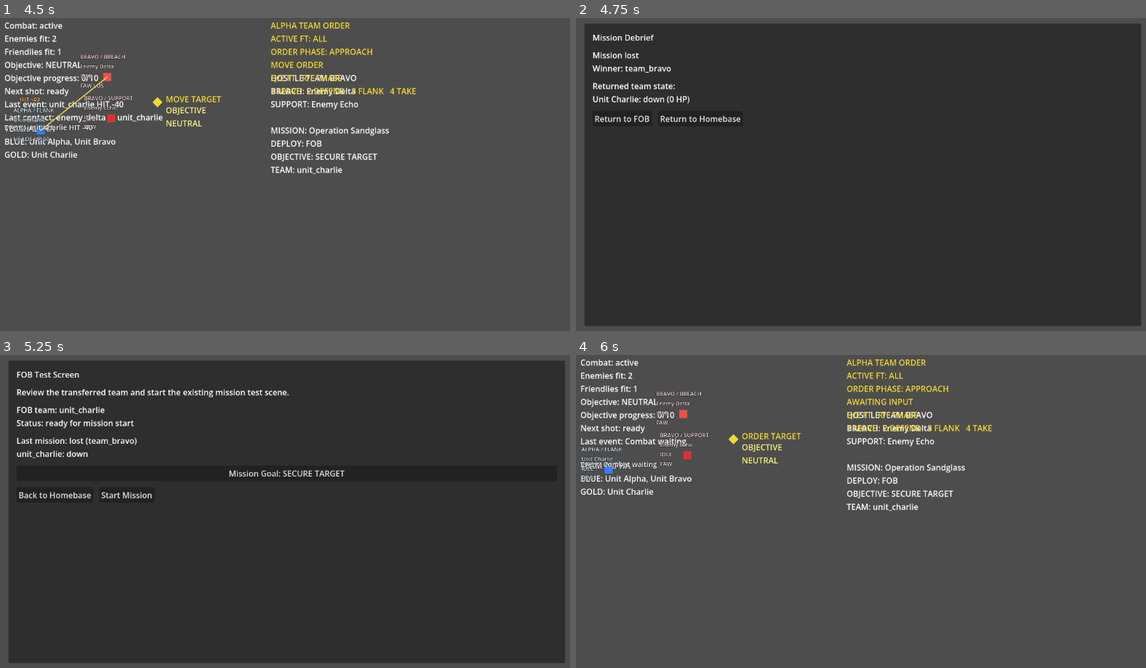
Above: before the commit, frames 1-4 (two rows, left to right).
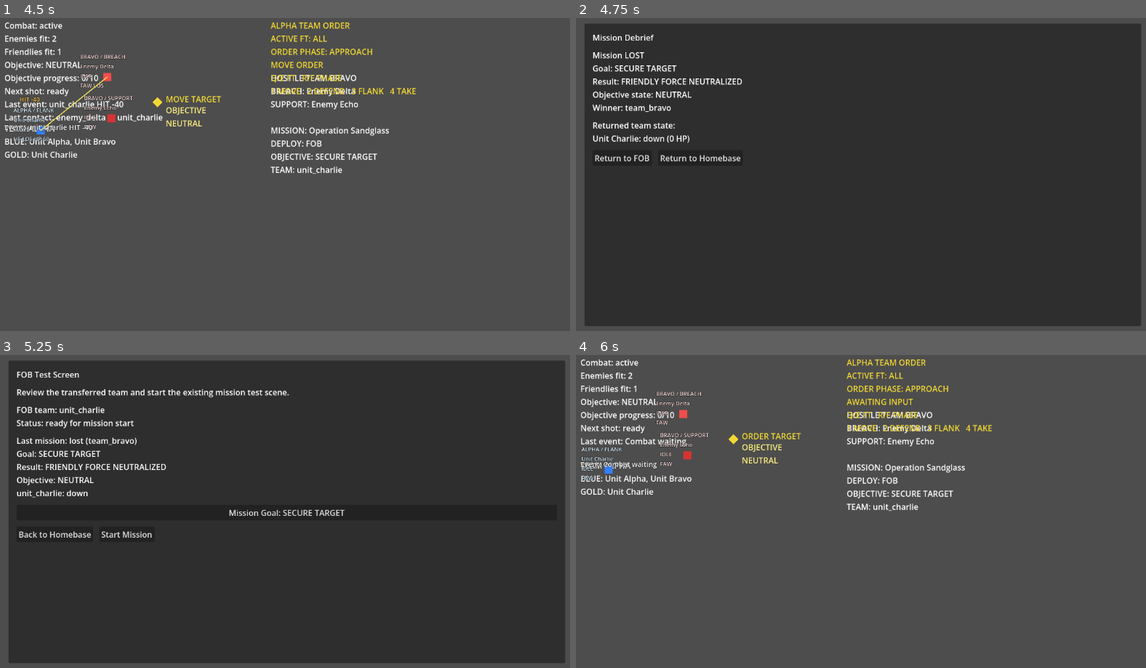
Above: after the commit, the same moments.

Repository: 0klabauta0-jpg/Sternenbuergerchen
Game: Godot game, scene res://scenes/meta/meta_layer_test.tscn
Same seed, same stepped clock (60 frames per second), same inputs: the game is played once before the commit and once after it.
Inputs:
- Up to frame 1 (4.5 s): click "Unit Alpha (unit_alpha / team…" at 0.5 s; click "Unit Bravo (unit_bravo / team…" at 1.25 s; click "Unit Charlie (unit_charlie / …" at 2 s; click "Transfer Team to FOB" at 2.75 s; click "Start Mission" at 3.5 s; tap Enter at 4.25 s; tap 1 at 4.35 s
- Up to frame 2 (4.75 s): no input
- Up to frame 3 (5.25 s): click "Return to FOB" at 5 s
- Up to frame 4 (6 s): click "Start Mission" at 5.75 s

Frame 1 is identical in both runs. In frame 2, 2.1% of the frame differs, in the area x 2-30%, y 10-46%; in frame 3, 1.6%; in frame 4, nothing differs.

Commit message:
Improve debrief mission result clarity

Diff:
--- a/scripts/meta/debrief_screen.gd
+++ b/scripts/meta/debrief_screen.gd
@@ -39,7 +39,19 @@
 
 	var winner_team_id: String = String(_mission_result.get("winning_team_id", ""))
 	var mission_outcome: String = String(_mission_result.get("mission_outcome", "ended"))
-	result_label.text = "Mission %s\nWinner: %s" % [mission_outcome, winner_team_id]
+	var mission_goal: String = String(_mission_result.get("mission_goal", ""))
+	var resolution_reason: String = String(_mission_result.get("resolution_reason", ""))
+	var objective_state: String = String(_mission_result.get("objective_state", ""))
+	var result_lines: PackedStringArray = []
+	result_lines.append("Mission %s" % mission_outcome.to_upper())
+	if not mission_goal.is_empty():
+		result_lines.append("Goal: %s" % _format_goal_text(mission_goal))
+	if not resolution_reason.is_empty():
+		result_lines.append("Result: %s" % _format_resolution_text(resolution_reason))
+	if objective_state != "inactive" and not objective_state.is_empty():
+		result_lines.append("Objective state: %s" % objective_state.to_upper())
+	result_lines.append("Winner: %s" % winner_team_id)
+	result_label.text = "\n".join(result_lines)
 
 	var team_state_lines: PackedStringArray = []
 	for member_state in _mission_result.get("team_states", []):
@@ -55,6 +67,28 @@
 	team_state_label.text = "Returned team state:\n%s" % "\n".join(team_state_lines)
 
 
+func _format_goal_text(mission_goal: String) -> String:
+	match mission_goal:
+		"secure_target":
+			return "SECURE TARGET"
+		"neutralize_enemies":
+			return "NEUTRALIZE ENEMIES"
+		_:
+			return mission_goal.replace("_", " ").to_upper()
+
+
+func _format_resolution_text(resolution_reason: String) -> String:
+	match resolution_reason:
+		"objective_secured":
+			return "OBJECTIVE SECURED"
+		"enemy_neutralized":
+			return "ENEMY FORCE NEUTRALIZED"
+		"friendly_force_neutralized":
+			return "FRIENDLY FORCE NEUTRALIZED"
+		_:
+			return resolution_reason.replace("_", " ").to_upper()
+
+
 func _on_return_to_fob_pressed() -> void:
 	return_to_fob_requested.emit()
 
--- a/scripts/meta/fob_screen.gd
+++ b/scripts/meta/fob_screen.gd
@@ -96,6 +96,17 @@
 			String(_last_mission_result.get("winning_team_id", "unknown")),
 		]
 	)
+	var mission_goal: String = String(_last_mission_result.get("mission_goal", ""))
+	if not mission_goal.is_empty():
+		lines.append("Goal: %s" % _format_goal_text(mission_goal))
+
+	var resolution_reason: String = String(_last_mission_result.get("resolution_reason", ""))
+	if not resolution_reason.is_empty():
+		lines.append("Result: %s" % _format_resolution_text(resolution_reason))
+
+	var objective_state: String = String(_last_mission_result.get("objective_state", ""))
+	if objective_state != "inactive" and not objective_state.is_empty():
+		lines.append("Objective: %s" % objective_state.to_upper())
 
 	for member_state in _last_mission_result.get("team_states", []):
 		lines.append(
@@ -134,6 +145,18 @@
 			return mission_goal.replace("_", " ").to_upper()
 
 
+func _format_resolution_text(resolution_reason: String) -> String:
+	match resolution_reason:
+		"objective_secured":
+			return "OBJECTIVE SECURED"
+		"enemy_neutralized":
+			return "ENEMY FORCE NEUTRALIZED"
+		"friendly_force_neutralized":
+			return "FRIENDLY FORCE NEUTRALIZED"
+		_:
+			return resolution_reason.replace("_", " ").to_upper()
+
+
 func _on_back_button_pressed() -> void:
 	back_requested.emit()
 
--- a/scripts/meta/meta_layer_flow.gd
+++ b/scripts/meta/meta_layer_flow.gd
@@ -163,6 +163,9 @@
 
 
 func _build_mission_result(mission_instance: Node, winning_team_id: String) -> Dictionary:
+	var mission_goal: String = _get_mission_goal(mission_instance)
+	var resolution_reason: String = _get_resolution_reason(mission_instance)
+	var objective_state: String = _get_objective_state(mission_instance)
 	var team_states: Array = []
 	for unit_id in _selected_unit_ids:
 		var node_name: String = String(FRIENDLY_NODE_NAMES_BY_ID.get(unit_id, ""))
@@ -193,6 +196,9 @@
 	return {
 		"winning_team_id": winning_team_id,
 		"mission_outcome": _get_mission_outcome(winning_team_id),
+		"mission_goal": mission_goal,
+		"resolution_reason": resolution_reason,
+		"objective_state": objective_state,
 		"selected_unit_ids": _selected_unit_ids.duplicate(),
 		"team_states": team_states,
 	}
@@ -211,6 +217,30 @@
 
 	_active_mission.queue_free()
 	_active_mission = null
+
+
+func _get_mission_goal(mission_instance: Node) -> String:
+	var combat_driver = mission_instance.get_node_or_null("CombatLoopDriver")
+	if combat_driver == null:
+		return DEFAULT_MISSION_GOAL
+
+	return String(combat_driver.get("mission_goal"))
+
+
+func _get_resolution_reason(mission_instance: Node) -> String:
+	var combat_driver = mission_instance.get_node_or_null("CombatLoopDriver")
+	if combat_driver == null or not combat_driver.has_method("get_resolution_reason"):
+		return ""
+
+	return String(combat_driver.call("get_resolution_reason"))
+
+
+func _get_objective_state(mission_instance: Node) -> String:
+	var combat_driver = mission_instance.get_node_or_null("CombatLoopDriver")
+	if combat_driver == null or not combat_driver.has_method("get_objective_state"):
+		return "inactive"
+
+	return String(combat_driver.call("get_objective_state"))
 
 
 func _build_selected_friendly_paths(selected_unit_ids: PackedStringArray) -> Array[NodePath]:
Not shown, changed: docs/IMPLEMENTATION_STATUS.md
